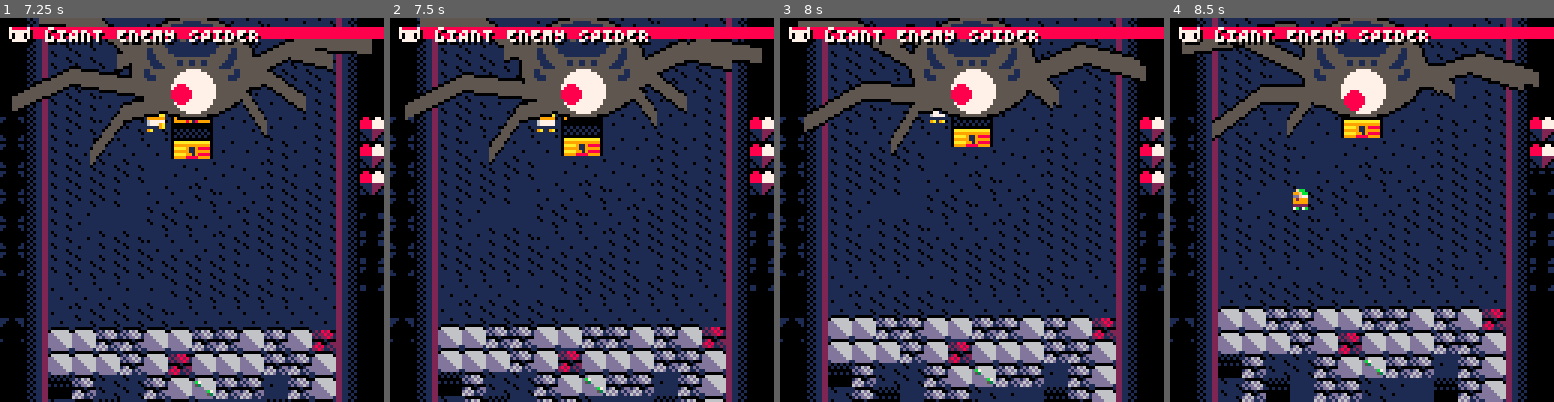
Above: before the commit, frames 1-4 (left to right).
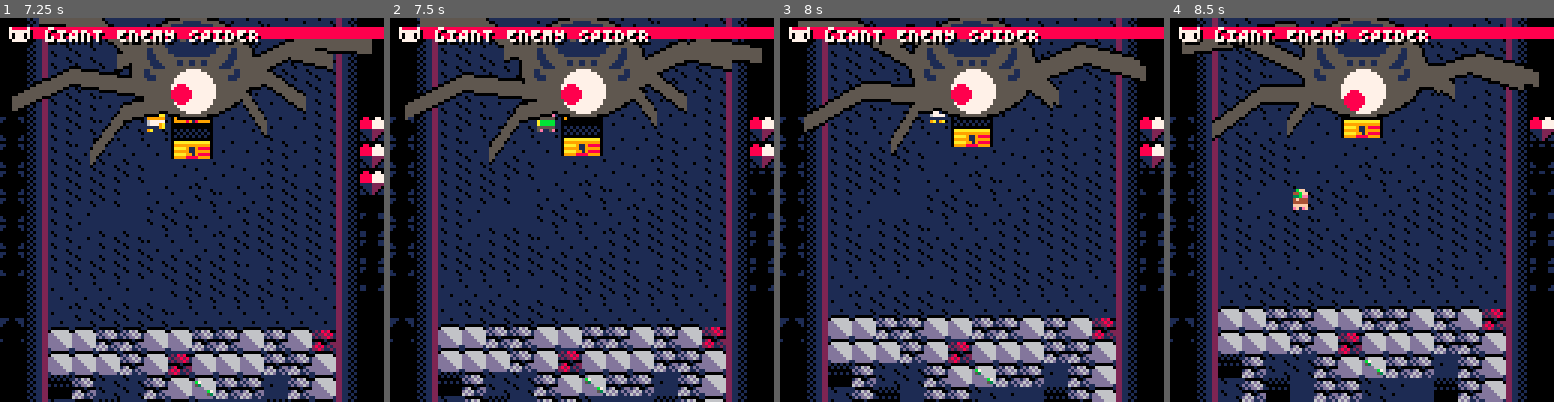
Above: after the commit, the same moments.

Repository: AntonPetrochenko/ld-57
Game: PICO-8 cartridge engine.p8
Two runs of this game, one before a commit and one after it. Both use one fixed random seed, a clock stepped at 60 frames per second and the inputs below.
Inputs (mouse positions are in pixels of both pictures, inside the frame that each line leads up to):
- Up to frame 1 (7.25 s): tap X (X key) at 0.33, 1.07, 1.85, 2.97, 4.08, 5.2, 6.32 s; click (280, 121) at 0.67 s; tap O (Z key) at 0.7, 1.7, 2.1, 2.5, 2.9, 3.3, 3.7, 4.1, 4.5, 4.9, 5.3, 5.7, 6.1, 6.5, 6.9 s; click (46, 267) at 1.22 s; hold Right 1.6-2.1 s; click (107, 114) at 1.77 s; hold Up 2.15-2.42 s; click (172, 259) at 2.32 s; hold Right 2.47-3.03 s; click (234, 106) at 2.87 s; hold Left 3.08-3.58 s; click (295, 256) at 3.42 s; hold Down 3.63-3.97 s; click (61, 102) at 3.97 s; hold Right 4.02-4.68 s; click (122, 248) at 4.52 s; hold Up 4.73-5.03 s; click (184, 94) at 5.07 s; hold Left 5.08-5.68 s; click (249, 244) at 5.62 s; hold Down 5.73-6.03 s; hold Right 6.08-6.58 s; click (311, 90) at 6.17 s; hold Right 6.63-7.13 s; click (76, 236) at 6.72 s; hold Up from 7.18 s (still down)
- Up to frame 2 (7.5 s): click (528, 83) at 7.27 s; tap O (Z key) at 7.3 s; tap X (X key) at 7.43 s; release Up at 7.45 s
- Up to frame 3 (8 s): hold Right from 7.5 s (still down); tap O (Z key) at 7.7 s; click (979, 229) at 7.82 s
- Up to frame 4 (8.5 s): release Right at 8.07 s; tap O (Z key) at 8.1 s; hold Left from 8.12 s (still down); click (1434, 79) at 8.37 s

Frame 1 is identical in both runs. In frame 2, 0.5% of the frame differs, in the area x 38-100%, y 25-47%; in frame 3, 0.3%; in frame 4, 0.5%, in the area x 32-100%, y 32-50%.

Commit message:
add spider proj

Diff:
--- a/engine.p8
+++ b/engine.p8
@@ -50,9 +50,60 @@
 projectiles = {}
 puffs = {}
 
+spider_gun = {x = 7 * tile_size, y = 2 * tile_size} -- TODO: from spider eye?
+spider_attack_speed = 5
+spider_projectiles = {}
+
+spider_projectiles_speed = 2
+
+function spider_proj_draw()
+    for i=1,#spider_projectiles,1 do
+        local proj = spider_projectiles[i]
+        if proj !=nil then spr(46, proj.x, proj.y) end
+        -- TODO: CHANGE SPR
+    end
+end
+
+function spider_proj_update()
+    for i=1,#spider_projectiles,1 do
+        local proj = spider_projectiles[i]
+        if proj != nil then
+            if proj.x <= player.x + 4 and proj.x >= player.x - 4 and
+                proj.y <= player.y + 4 and proj.y >= player.y - 4 then
+                del(spider_projectiles, proj)
+                health -= 1
+                player_hurt_anim()
+            else
+                proj.x += proj.dx
+                proj.y += proj.dy
+            end
+        end
+    end
+end
+
+
+function build_spider_projectile(p)
+    local tx = player.x - spider_gun.x
+    local ty = player.y - spider_gun.y
+
+    if tx != 0 or ty != 0 then
+        local angle = atan2(ty, tx)
+
+        local dx = sin(angle) * spider_projectiles_speed
+        local dy = cos(angle) * spider_projectiles_speed
+
+        spider_projectiles[#spider_projectiles+1] = {
+            x = spider_gun.x,
+            y = spider_gun.y,
+            dx = dx,
+            dy = dy,
+        }
+    end
+end
+
+
 
 projectiles_speed = 4
-
 
 function make_puff(x,y)
     return {
@@ -359,6 +410,10 @@
             gem_projectile_count -= 1
             build_projectile(player)
         end
+        -- debug spider proj
+        -- if btnp(5) then
+        --     build_spider_projectile(player)
+        -- end
 
         if ( gem_power_count > 2 and btnp(❎)) then
 			do_triforce()
@@ -441,13 +496,11 @@
     end
 
 
-…(4 lines of a section not shown)…
     proj_update()
     proj_spider_collide()
     proj_enemy_collide()
+
+    spider_proj_update()
 end
 
 function enemy_collide()
@@ -480,6 +533,7 @@
         p.life += 1
     end
     proj_draw()
+    spider_proj_draw()
 
     -- hud
     camera()
@@ -593,11 +647,8 @@
             if tp == 3 then
                 enemies[#enemies+1] = build_flame(i * tile_size, map_size_y * tile_size)
             end
-
-        end
-    end
-
-
+        end
+    end
 end
 
 function _move_map()
@@ -632,6 +683,8 @@
 function next_step()
     step += 1
 
+    if step % spider_attack_speed == 0 then build_spider_projectile(player) end
+
     enemies:next_step()
 
     _generate_next_line()
@@ -645,6 +698,9 @@
     spider_eat_enemies()
     for i=1,#projectiles,1 do
         projectiles[i].y -= tile_size
+    end
+    for i=1,#spider_projectiles,1 do
+        spider_projectiles[i].y -= tile_size
     end
 end
 
